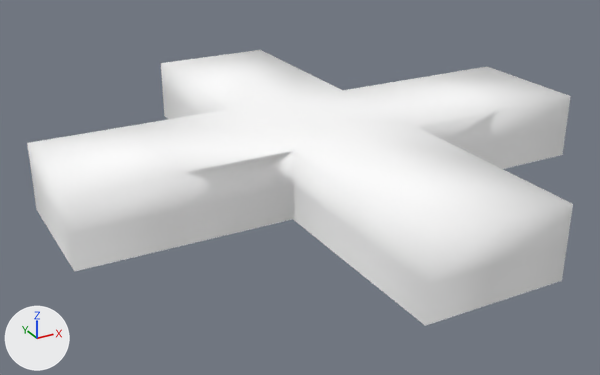
One commit to the glTF model resources/maze-0.glb: the scene before it, then after it.
Before and after are seen from a 50 mm camera at (-0.732, -1.254, 0.621) aimed at (-0.046, -0.007, -0.002). Lighting does not change. The marker at lower left points along +X, +Y and +Z. Vertices at the same position are counted once.

The first picture shows 'defaultobject'.
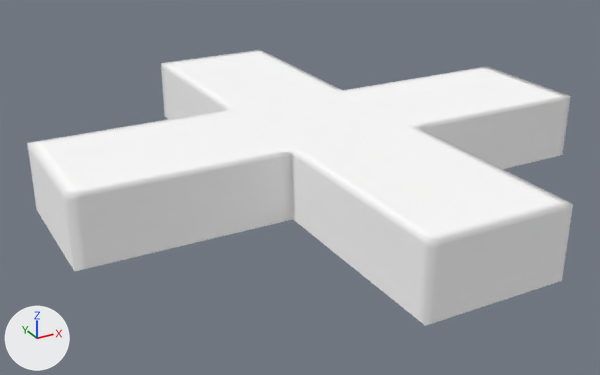
Changed parts and their boxes (x1, y1, x2, y2) in the pictures (600 x 375 px):
part 1 of me_defaultobject, added
    after: (27, 50, 573, 326)

Edits to the bpy script that builds the scene:
```text
Change me_defaultobject:
    used by ob_defaultobject; location = (0.0, 0.0, 0.0)
    remove me_defaultobject.from_pydata(...)  # 81 vertices, 136 faces; spans x -0.5..0.5, y -0.5..0.5, z 0.0..0.125
    add me_defaultobject.from_pydata(...)  # 4449 vertices, 8704 faces; spans x -0.5..0.5, y -0.5..0.5, z 0.0..0.125
    me_defaultobject part 1: 4368 vertices added at x -0.5..0.5, y -0.5..0.5, z 0.0..0.125
    me_defaultobject part 2: the surface is now shaded flat
```
